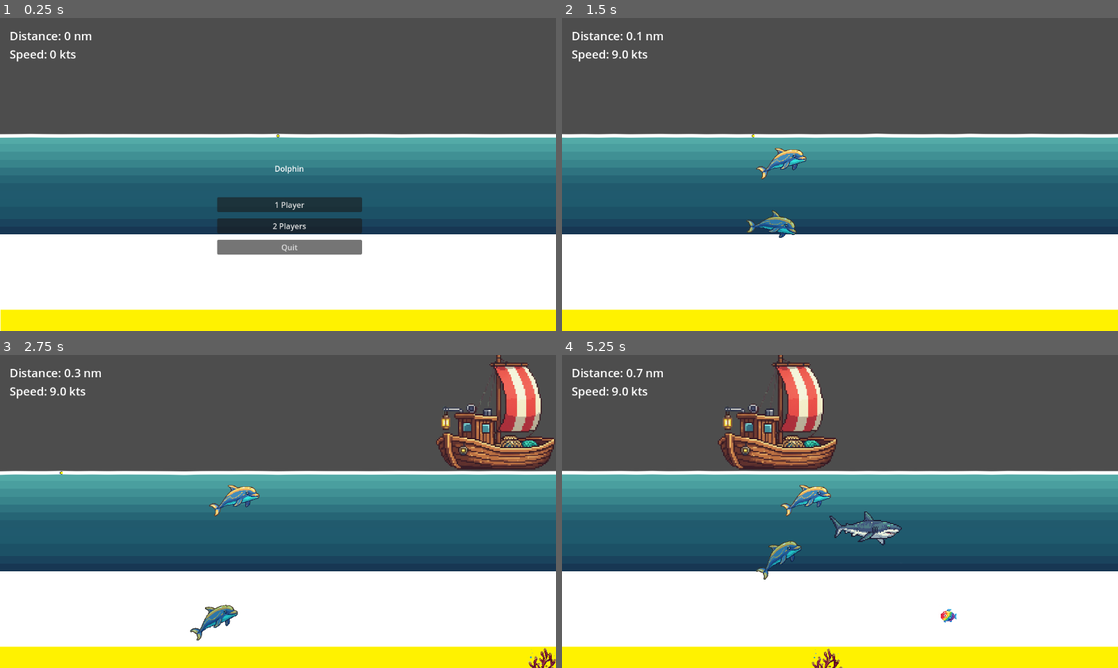
Above: before the commit, frames 1-4 (two rows, left to right).
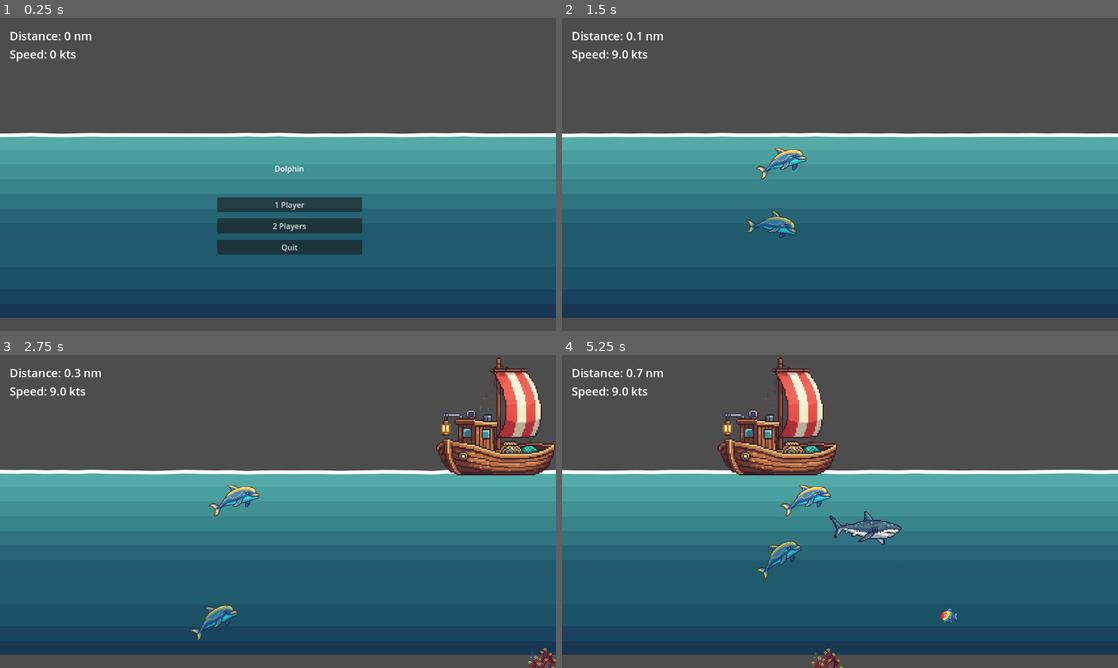
Above: after the commit, the same moments.

Repository: sandritalb/dolphin_ai
Game: Godot game, scene res://scenes/main.tscn
The game is run twice, just before and just after one commit, with the same random seed, the same clock (stepped at 60 frames per second) and the same inputs.
Inputs:
- Up to frame 1 (0.25 s): no input
- Up to frame 2 (1.5 s): click "1 Player" at 0.5 s; tap Enter (ui_accept) at 1.25 s; hold Right (ui_right) from 1.28 s (still down)
- Up to frame 3 (2.75 s): tap Enter (ui_accept) at 1.52, 2.27 s; release Right (ui_right) at 2.03 s; hold Down (ui_down) from 2.03 s (still down)
- Up to frame 4 (5.25 s): release Down (ui_down) at 2.78 s; hold Right (ui_right) 2.78-3.53 s; hold Up (ui_up) 3.53-4.28 s; tap Enter (ui_accept) at 3.77, 4.52 s; hold Left (ui_left) from 4.28 s (still down)

The runs differ from the first frame. In frame 1, 48% of the frame differs, in the area x 0-100%, y 36-100%; in frame 2, 49%; in frame 3, 52%, in the area x 0-100%, y 0-100%; in frame 4, 52%.

Commit message:
feat: Adjust water body depth and camera bounds for improved gameplay experience

Diff:
--- a/scenes/main.tscn
+++ b/scenes/main.tscn
@@ -1,12 +1,9 @@
-[gd_scene load_steps=14 format=3 uid="uid://crvd34oyxlqvf"]
+[gd_scene load_steps=11 format=3 uid="uid://crvd34oyxlqvf"]
 
 [ext_resource type="Script" path="res://scripts/camera.gd" id="1_jyhfs"]
 [ext_resource type="Script" uid="uid://cygc517leoia2" path="res://scripts/game_manager.gd" id="1_tipki"]
-[ext_resource type="PackedScene" uid="uid://k1dy8g8njeco" path="res://scenes/Border.tscn" id="2_sugp2"]
-[ext_resource type="Texture2D" uid="uid://b676u7vkxksk6" path="res://sprites/sea.png" id="4_choun"]
 [ext_resource type="PackedScene" uid="uid://bj06yxbsjo35t" path="res://water_demo/WaterBodyContinuous.tscn" id="4_eb6dy"]
 [ext_resource type="Script" uid="uid://c803solqrng77" path="res://scripts/obstacle_generator.gd" id="5_85g3d"]
-[ext_resource type="Texture2D" uid="uid://d1uk1od7rxu6r" path="res://water_demo/joint.png" id="6_trceg"]
 [ext_resource type="Script" uid="uid://go80kmqdnfw6" path="res://scripts/fish_generator.gd" id="7_ya4ey"]
 [ext_resource type="Script" uid="uid://dwhfaqjniv1u7" path="res://scripts/deco_generator.gd" id="8_decos"]
 [ext_resource type="PackedScene" uid="uid://crsqhbm5qpveo" path="res://scenes/StartMenu.tscn" id="8_start"]
@@ -28,36 +25,16 @@
 
 [node name="background" type="Node" parent="."]
 
-[node name="sea" type="Sprite2D" parent="background"]
-visible = false
-z_index = -1
-z_as_relative = false
-position = Vector2(2583.0002, 120.19999)
-scale = Vector2(6.169922, 0.41640624)
-texture = ExtResource("4_choun")
-
 [node name="WaterBody" parent="background" instance=ExtResource("4_eb6dy")]
 process_mode = 3
-position = Vector2(-800, 0)
+position = Vector2(-800, -2)
+k = 0.02
+d = 0.04
 spring_number = 50
 distance_between_springs = 40
-depth = 600.0
+depth = 475.0
 border_thickness = 8.0
-wave_frequency = 0.2
-wave_amplitude = 0.1
-
-[node name="BorderContainer" type="Node" parent="."]
-
-[node name="BorderTop" parent="BorderContainer" instance=ExtResource("2_sugp2")]
-position = Vector2(4396, -374)
-scale = Vector2(50, 0.5)
-
-[node name="BorderButton" parent="BorderContainer" instance=ExtResource("2_sugp2")]
-position = Vector2(4256, 500)
-scale = Vector2(50, 0.5)
-
-[node name="Joint" type="Sprite2D" parent="BorderContainer"]
-texture = ExtResource("6_trceg")
+wave_amplitude = 0.3
 
 [node name="DecoGenerator" type="Node" parent="."]
 script = ExtResource("8_decos")
--- a/scripts/Dolphin.gd
+++ b/scripts/Dolphin.gd
@@ -65,6 +65,10 @@
 # Screen visibility tracking
 var was_visible_last_frame: bool = false
 var dolphin_name: String = ""
+
+# Camera bounds for vertical clamping
+var camera_top_bound: float = -300.0
+var camera_bottom_bound: float = 450.0
 
 # Controller references
 var controller: Node = null
@@ -187,6 +191,9 @@
 
 	move_and_slide()
 
+	# Clamp vertical position to camera bounds
+	position.y = clamp(position.y, camera_top_bound, camera_bottom_bound)
+
 	# Rotate dolphin toward movement direction
 	if velocity.length() > 10.0:
 		rotation = velocity.angle()
--- a/scripts/obstacle_generator.gd
+++ b/scripts/obstacle_generator.gd
@@ -208,7 +208,7 @@
 
 	for attempt in range(MAX_ATTEMPTS):
 		var spawn_x = player.position.x + spawn_distance_ahead + randf_range(-spawn_width / 2.0, spawn_width / 2.0)
-		var spawn_position = Vector2(spawn_x, Globals.WATER_LEVEL)
+		var spawn_position = Vector2(spawn_x, Globals.WATER_LEVEL+15)
 
 		# Check distance from all active boats
 		var is_valid = true
--- a/water_demo/water_body.gd
+++ b/water_demo/water_body.gd
@@ -216,7 +216,6 @@
 
 	# Clear default points
 	gradient.remove_point(0)
-	#gradient.remove_point(0)
 
 	# Add colors from top to bottom (based on sea.png blues)
 	gradient.add_point(0.0, Color("53aaa7"))
@@ -237,7 +236,7 @@
 	gradient_texture.fill_from = Vector2(0, 0)
 	gradient_texture.fill_to = Vector2(0, 1)  # Vertical gradient (top to bottom)
 	gradient_texture.width = 1
-	gradient_texture.height = 256
+	gradient_texture.height = depth
 
 	water_polygon.texture = gradient_texture
 	water_polygon.color = Color.WHITE  # White so texture shows properly
